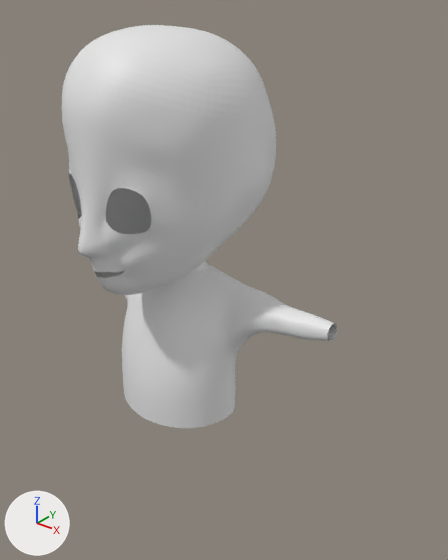
What one commit did to the Blender file char.blend.
Before and after are seen from a camera (50 mm lens) standing at (3.26, -3.4, 5.26) and looking at (0.27, 0.33, 2.94). The lights are fixed; the arrows at lower left show +X, +Y and +Z.

Before the edit, the objects in view are built like this:
```python
me_plane = bpy.data.meshes.new('Plane')
me_plane.from_pydata(...)  # 299 vertices, 261 faces; spans x 0.0..4.35, y -4.42..5.42, z -2.98..2.6
ob_plane = bpy.data.objects.new('Plane', me_plane)
ob_plane.location = (0.0, 0.0, 3.561)
ob_plane.rotation_euler = (-1.571, 0.0, 0.0)  # degrees (-90, 0, 0)
ob_plane.scale = (0.321, 0.321, 0.321)
_m = ob_plane.modifiers.new('Mirror', 'MIRROR')
_m.use_clip = True
_m = ob_plane.modifiers.new('Subdivision', 'SUBSURF')
_m.levels = 2
```
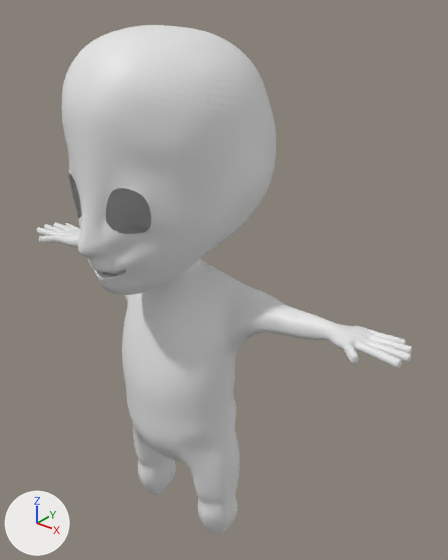
What the commit changed:
me_plane is used by ob_plane; location (0.0, 0.0, 3.561); rotation (-1.571, 0.0, 0.0), in degrees (-90, 0, 0); scale (0.321, 0.321, 0.321).
me_plane had 299 vertices, 261 faces and spanned x 0.0..4.35, y -4.42..5.42, z -2.98..2.6.
me_plane now has 933 vertices, 901 faces and spans x 0.0..6.25, y -4.42..9.9, z -2.98..2.6.
me_plane part 1: 8 vertices moved from x 4.33..4.35, y 1.84..2.38, z 0.42..0.93 to x 4.33..4.34, y 1.84..2.24, z 0.45..0.89; 504 vertices added at x 4.42..6.25, y 1.78..2.29, z -0.35..1.25.
me_plane part 2: 49 vertices moved from x 0.0..1.85, y 0.51..5.42, z -2.58..1.5 to x 0.0..1.77, y 0.51..5.26, z -2.61..1.58; 130 vertices added at x 0.0..1.86, y 0.56..9.9, z -2.43..1.68.
me_plane part 3: the surface is now shaded smooth.

Location of each change, (x1, y1, x2, y2) in pixels of the pictures (448 x 560 px):
'Plane', reshaped (36% wider, 26% taller): before (62, 25, 337, 428); after (37, 25, 412, 534)
part 1 of me_plane, built on: before (303, 314, 337, 341); after (37, 222, 412, 368)
part 2 of me_plane, built on: before (89, 201, 236, 428); after (88, 201, 240, 534)
